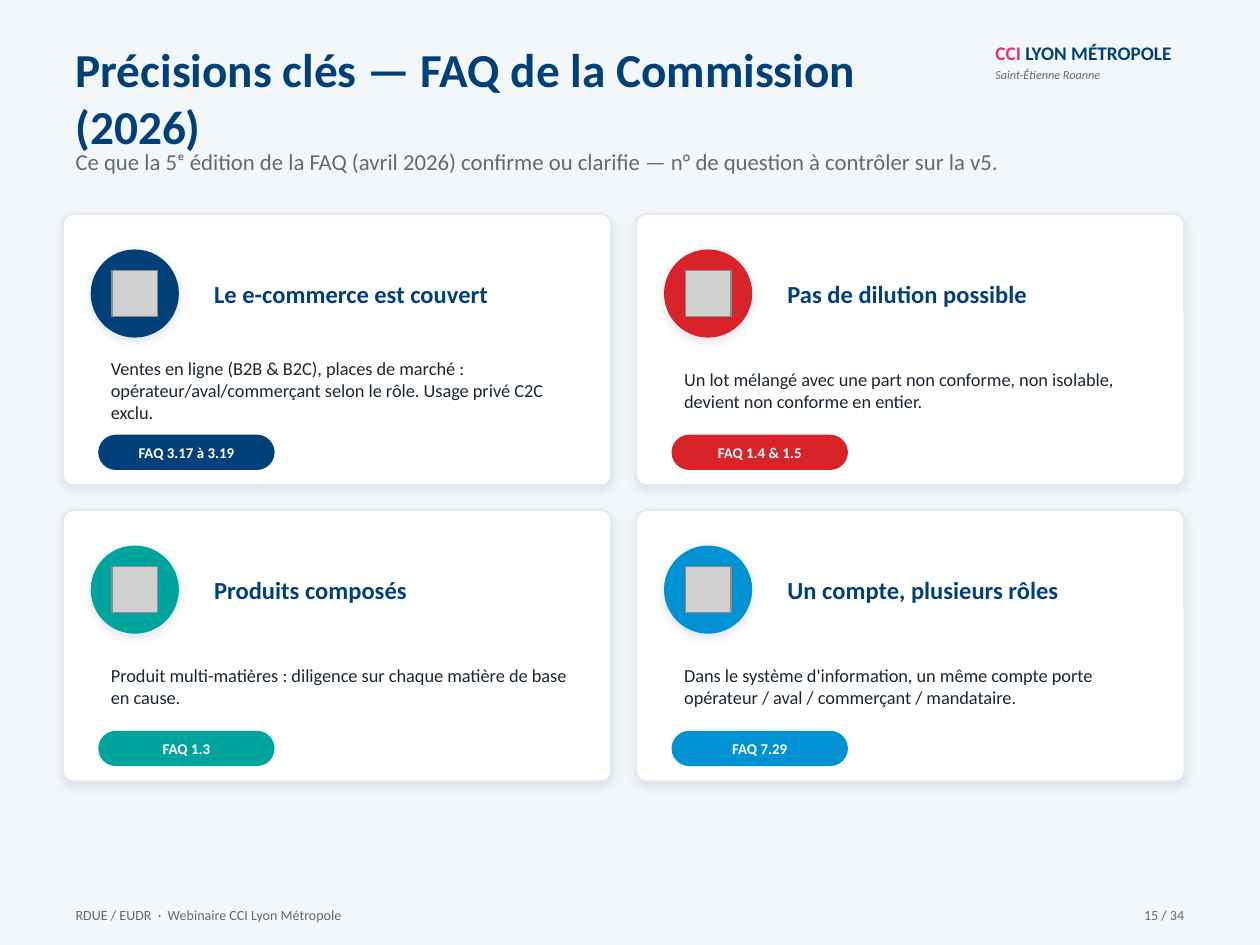
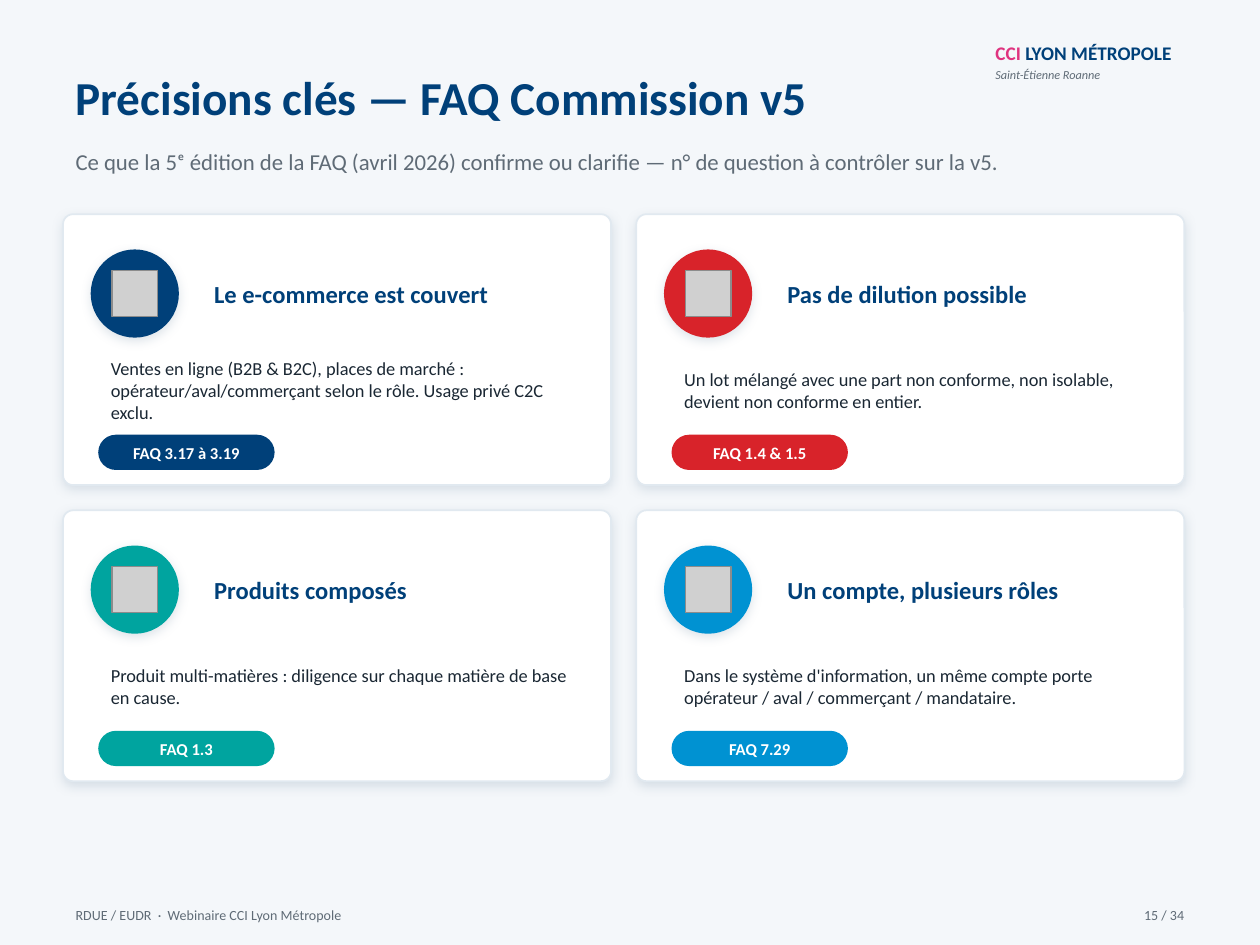
Before and after one commit to houdazebar-collab/veille-douane-test, a slide deck: slide 15 of webinaire-rdue-2026-09-24/AtelierRDUECCI_revu_2026-09-16.pptx. Drawn at 1260x945 pixels with LibreOffice and Linux fonts; fonts in the diff are those of the drawing; grey boxes stand for pictures. Boxes give left, top, right and bottom in pixels: in the first picture for what was removed or moved away, otherwise in the second. Text is boxed around its words. In the diff, an @@ line names an element or a change of style, - is before the commit and + after.

```diff
--- a/webinaire-rdue-2026-09-24/AtelierRDUECCI_revu_2026-09-16.pptx
+++ b/webinaire-rdue-2026-09-24/AtelierRDUECCI_revu_2026-09-16.pptx
@@ text at bbox=[76, 81, 806, 121]: text changed @@
-Précisions clés — FAQ de la Commission (2026)
+Précisions clés — FAQ Commission v5
@@ size 8.5 to 9.5 pt in 4 elements at bbox=[133, 447, 240, 461], bbox=[713, 448, 806, 461], bbox=[160, 744, 213, 757], bbox=[729, 744, 791, 757] @@
```
Also in this commit, not shown: 12 other slides changed, 4 other files.
